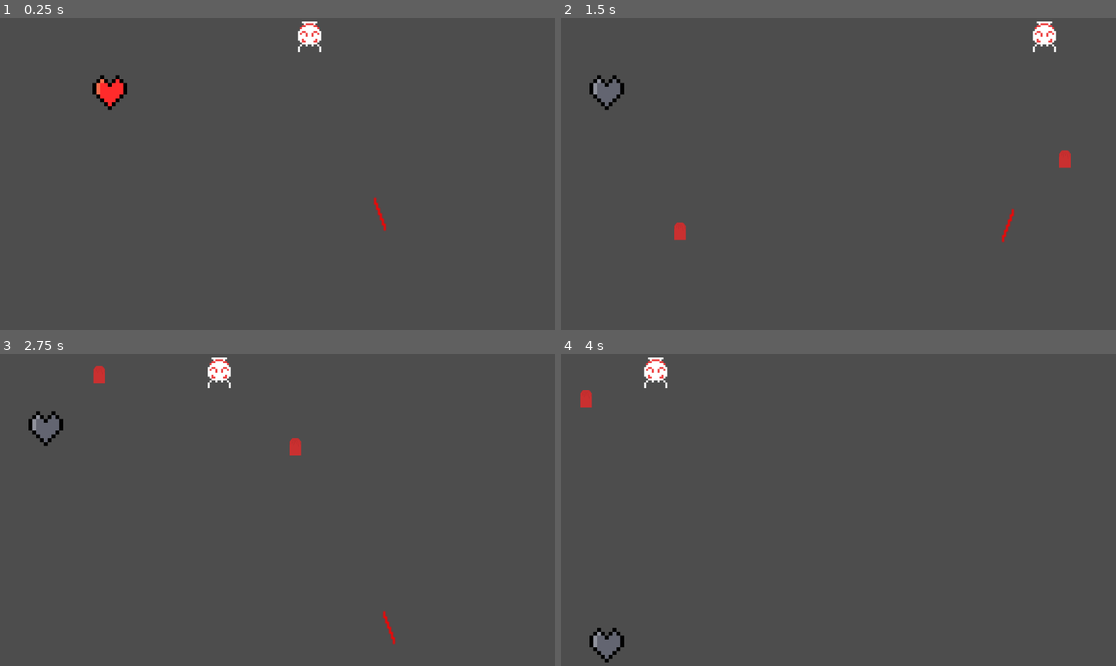
Above: before the commit, frames 1-4 (two rows, left to right).
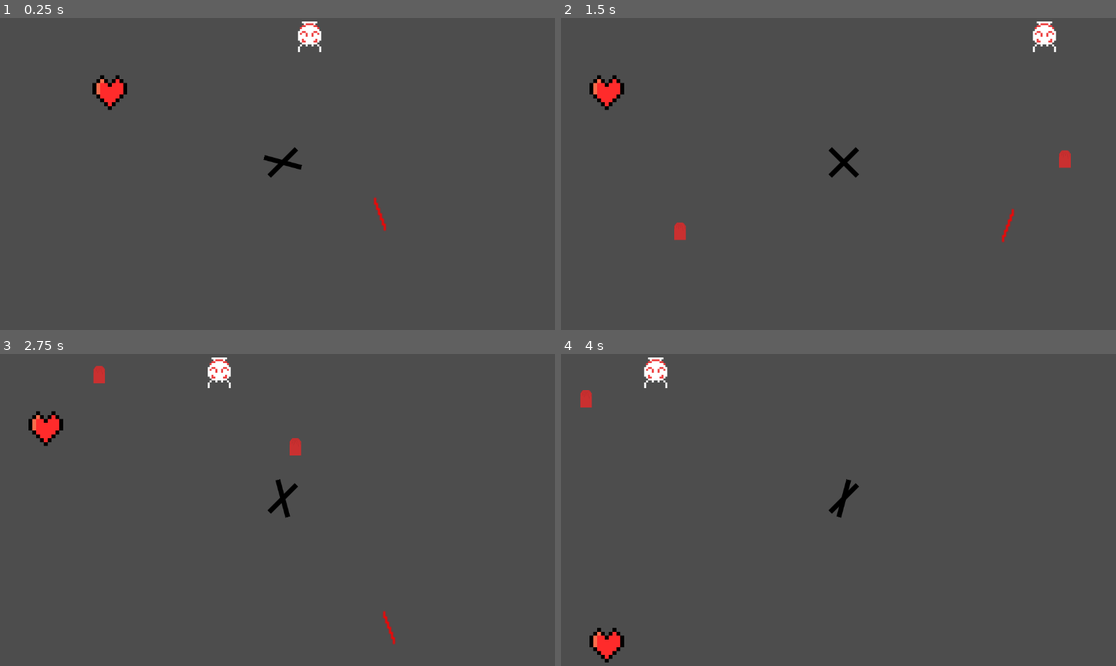
Above: after the commit, the same moments.

Repository: munim1216/sdc-one-final
Game: Godot game, scene res://scenes/main.tscn
Same seed, same stepped clock (60 frames per second), same inputs: the game is played once before the commit and once after it.
Inputs:
- Up to frame 1 (0.25 s): no input
- Up to frame 2 (1.5 s): hold A (A_Key) 0.53-1.28 s; tap D (D_Key) at 1.35 s
- Up to frame 3 (2.75 s): hold F (F_Key) from 2.03 s (still down)
- Up to frame 4 (4 s): release F (F_Key) at 2.78 s; tap H (H_Key) at 2.85 s; hold S (S_Key) from 3.53 s (still down)

The runs differ from the first frame. In frame 1, 0.2% of the frame differs, in the area x 47-55%, y 41-52%; in frame 2, 0.5%; in frame 3, 0.5%, in the area x 5-54%, y 19-53%; in frame 4, 0.5%.

Commit message:
attack two SUCKS

Diff:
--- a/scenes/friendly/examplesprite.tscn
+++ b/scenes/friendly/examplesprite.tscn
@@ -14,6 +14,7 @@
 texture = ExtResource("2_v63yw")
 
 [node name="Area2D" type="Area2D" parent="."]
+collision_mask = 2
 
 [node name="CollisionShape2D" type="CollisionShape2D" parent="Area2D"]
 shape = SubResource("RectangleShape2D_i3sso")
--- a/scenes/hostile/antemy.tscn
+++ b/scenes/hostile/antemy.tscn
@@ -27,25 +27,31 @@
 [node name="Area2D" type="Area2D" parent="."]
 
 [node name="CollisionShape2D" type="CollisionShape2D" parent="Area2D"]
+visibility_layer = 2
 position = Vector2(0, -2)
 shape = SubResource("RectangleShape2D_gcf4e")
 
 [node name="CollisionShape2D2" type="CollisionShape2D" parent="Area2D"]
+visibility_layer = 2
 position = Vector2(0, -16)
 shape = SubResource("RectangleShape2D_mawx6")
 
 [node name="CollisionShape2D3" type="CollisionShape2D" parent="Area2D"]
+visibility_layer = 2
 position = Vector2(0, -26)
 shape = SubResource("RectangleShape2D_4alpq")
 
 [node name="CollisionShape2D4" type="CollisionShape2D" parent="Area2D"]
+visibility_layer = 2
 position = Vector2(0, 14)
 shape = SubResource("RectangleShape2D_7sodw")
 
 [node name="CollisionShape2D5" type="CollisionShape2D" parent="Area2D"]
+visibility_layer = 2
 position = Vector2(-22, 26)
 shape = SubResource("RectangleShape2D_rhh6d")
 
 [node name="CollisionShape2D6" type="CollisionShape2D" parent="Area2D"]
+visibility_layer = 2
 position = Vector2(22, 26)
 shape = SubResource("RectangleShape2D_rhh6d")
--- /dev/null
+++ b/scenes/hostile/antemy_attack_two.tscn
@@ -0,0 +1,32 @@
+[gd_scene load_steps=5 format=3 uid="uid://fgijnfysvhho"]
+
+[ext_resource type="Texture2D" uid="uid://bl7uumfofqykp" path="res://resources/sprites/hostile/antemy_attack_two.png" id="1_0yfqs"]
+[ext_resource type="Script" path="res://scripts/hostile/antemy_attack_two.gd" id="1_lq14f"]
+
+[sub_resource type="RectangleShape2D" id="RectangleShape2D_83xgi"]
+size = Vector2(10, 80)
+
+[sub_resource type="RectangleShape2D" id="RectangleShape2D_dfwsx"]
+size = Vector2(10, 80)
+
+[node name="antemy_attack_two" type="Node2D"]
+script = ExtResource("1_lq14f")
+
+[node name="antemy_attack_sprite_one" type="Sprite2D" parent="."]
+rotation = -0.785398
+texture = ExtResource("1_0yfqs")
+
+[node name="antemy_attack_sprite_two" type="Sprite2D" parent="."]
+rotation = 0.785398
+texture = ExtResource("1_0yfqs")
+
+[node name="antemy_area2d" type="Area2D" parent="."]
+
+[node name="pincer_one" type="CollisionShape2D" parent="antemy_area2d"]
+rotation = 0.785398
+scale = Vector2(1, 1)
+shape = SubResource("RectangleShape2D_83xgi")
+
+[node name="pincer_two" type="CollisionShape2D" parent="antemy_area2d"]
+rotation = 2.35619
+shape = SubResource("RectangleShape2D_dfwsx")
--- a/scenes/main.tscn
+++ b/scenes/main.tscn
@@ -1,8 +1,9 @@
-[gd_scene load_steps=4 format=3 uid="uid://bv1o1syitvmar"]
+[gd_scene load_steps=5 format=3 uid="uid://bv1o1syitvmar"]
 
 [ext_resource type="Script" path="res://scripts/main.gd" id="1_kej3y"]
 [ext_resource type="PackedScene" uid="uid://brxbdms2lu1qq" path="res://scenes/friendly/examplesprite.tscn" id="1_vt0mh"]
 [ext_resource type="PackedScene" uid="uid://ctsrr75gsf332" path="res://scenes/hostile/antemy.tscn" id="3_ouxnc"]
+[ext_resource type="PackedScene" uid="uid://fgijnfysvhho" path="res://scenes/hostile/antemy_attack_two.tscn" id="4_20d18"]
 
 [node name="Main" type="Node2D"]
 script = ExtResource("1_kej3y")
@@ -12,3 +13,6 @@
 
 [node name="Antemy" parent="." instance=ExtResource("3_ouxnc")]
 position = Vector2(569, 39)
+
+[node name="antemy_attack_two" parent="." instance=ExtResource("4_20d18")]
+position = Vector2(587, 300)
--- a/scripts/hostile/antemy.gd
+++ b/scripts/hostile/antemy.gd
@@ -20,3 +20,6 @@
 	elif position.x > RIGHT_BOUND:
 		position.x = RIGHT_BOUND
 		direction = -1  # Change direction to left
+
+func spawn_attack_two():
+	pass
--- /dev/null
+++ b/scripts/hostile/antemy_attack_two.gd
@@ -0,0 +1,12 @@
+extends Node2D
+
+@onready var pincer_one = $antemy_attack_sprite_one
+
+# Called when the node enters the scene tree for the first time.
+func _ready():
+	pass # Replace with function body.
+
+
+# Called every frame. 'delta' is the elapsed time since the previous frame.
+func _process(delta):
+	pincer_one.rotate(deg_to_rad(10))
Binary file added: resources/sprites/hostile/antemy_attack_two.png
Not shown, added: resources/sprites/hostile/antemy_attack_two.png.import
